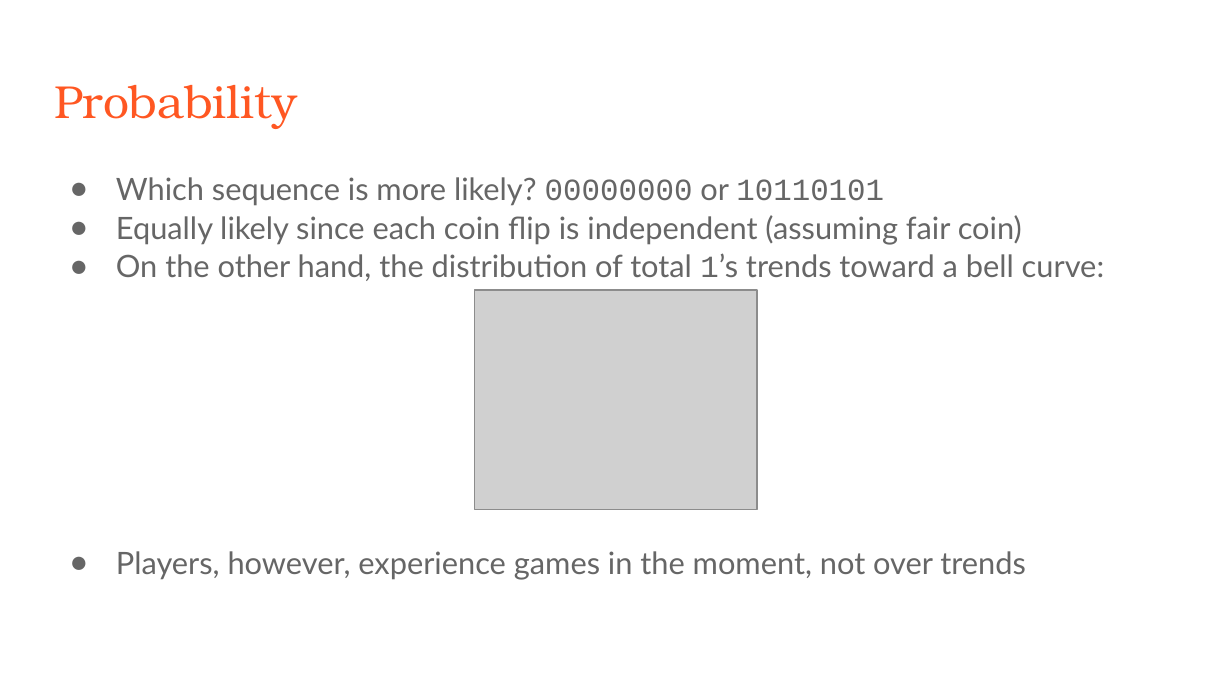
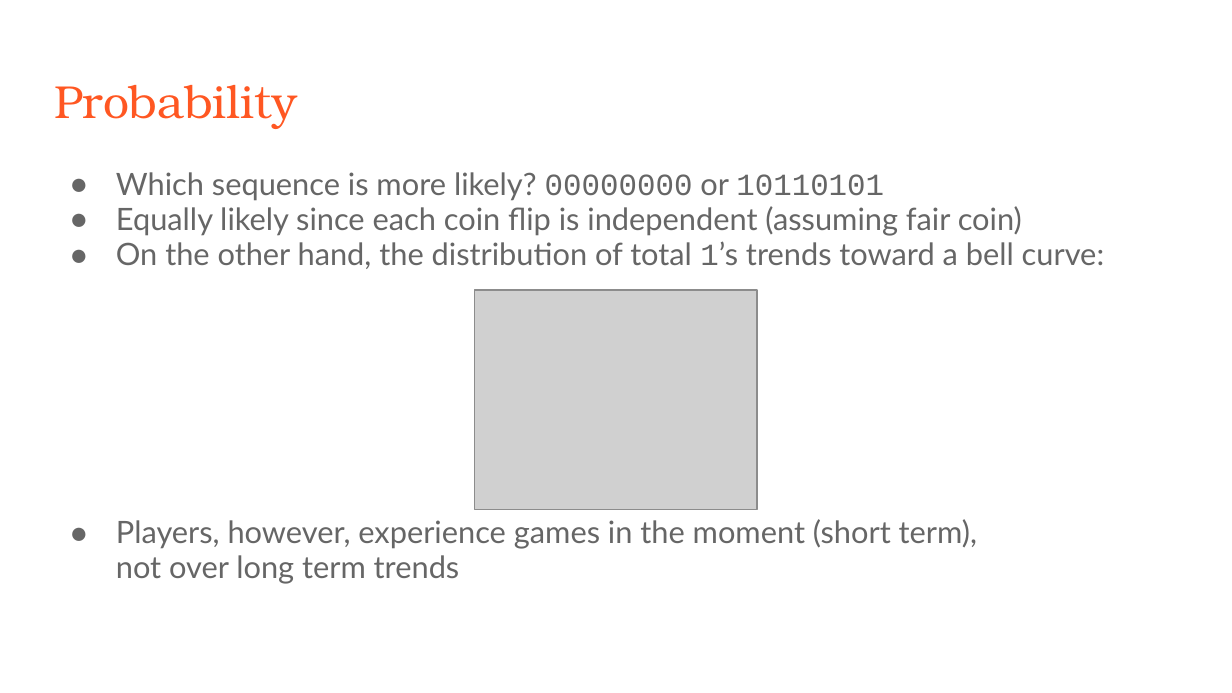
Before and after one commit to tonyli99/shufflebags, a slide deck: slide 8 of Shuffle_Bag_Randomization.pptx. Drawn at 1232x693 pixels with LibreOffice and Linux fonts; fonts in the diff are those of the drawing; grey boxes stand for pictures. Boxes give left, top, right and bottom in pixels: in the first picture for what was removed or moved away, otherwise in the second. Text is boxed around its words. In the diff, an @@ line names an element or a change of style, - is before the commit and + after.

```diff
--- a/Shuffle_Bag_Randomization.pptx
+++ b/Shuffle_Bag_Randomization.pptx
@@ text at <box>116,172,1104,269</box>: line spacing 1.05 to 0.95 @@
@@ text at <box>116,519,977,584</box>: text changed @@
-● Players, however, experience games in the moment, not over trends
+● Players, however, experience games in the moment (short term),
+  not over long term trends
```
Also in this commit, not shown: 5 other slides changed, 1 slide added.
